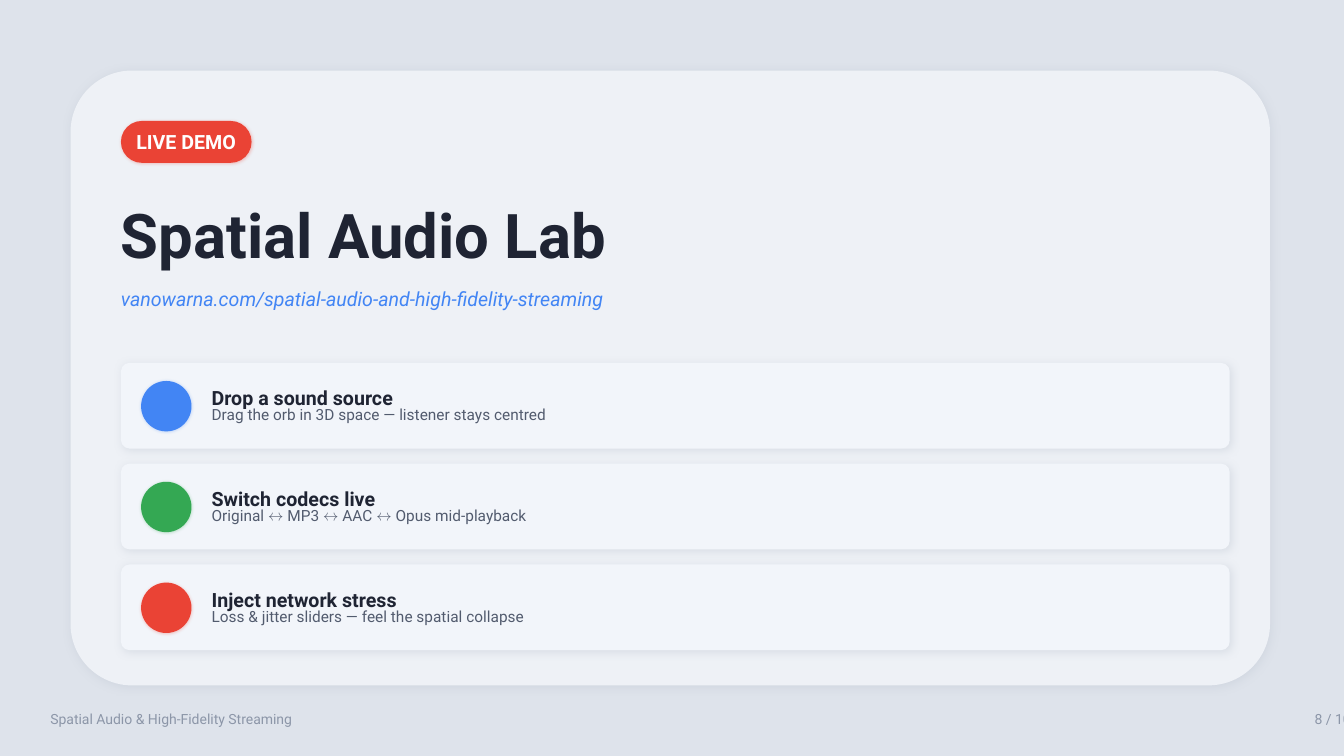
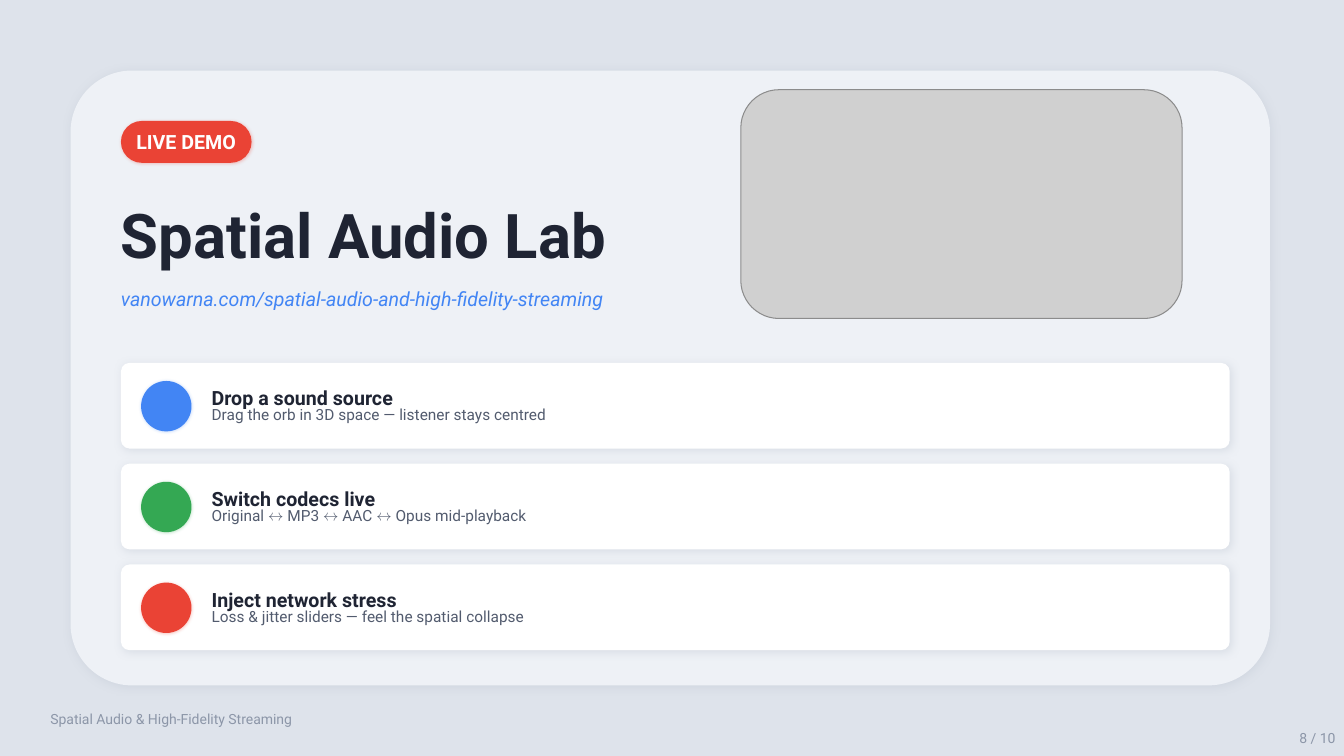
Before and after one commit to vanowarna/spatial-audio-and-high-fidelity-streaming, a slide deck: slide 8 of deliverables/Spatial_Audio_Presentation.pptx. Drawn at 1344x756 pixels with LibreOffice and Linux fonts; fonts in the diff are those of the drawing; grey boxes stand for pictures. Boxes give left, top, right and bottom in pixels: in the first picture for what was removed or moved away, otherwise in the second. Text is boxed around its words. In the diff, an @@ line names an element or a change of style, - is before the commit and + after.

```diff
--- a/deliverables/Spatial_Audio_Presentation.pptx
+++ b/deliverables/Spatial_Audio_Presentation.pptx
@@ picture added at (x1=741, y1=90, x2=1183, y2=319) @@
@@ text "8 / 10" rewrapped from (x1=1315, y1=714, x2=1344, y2=724) to (x1=1299, y1=733, x2=1336, y2=743) @@
```
Also in this commit, not shown: 9 other slides changed, 15 other files.
